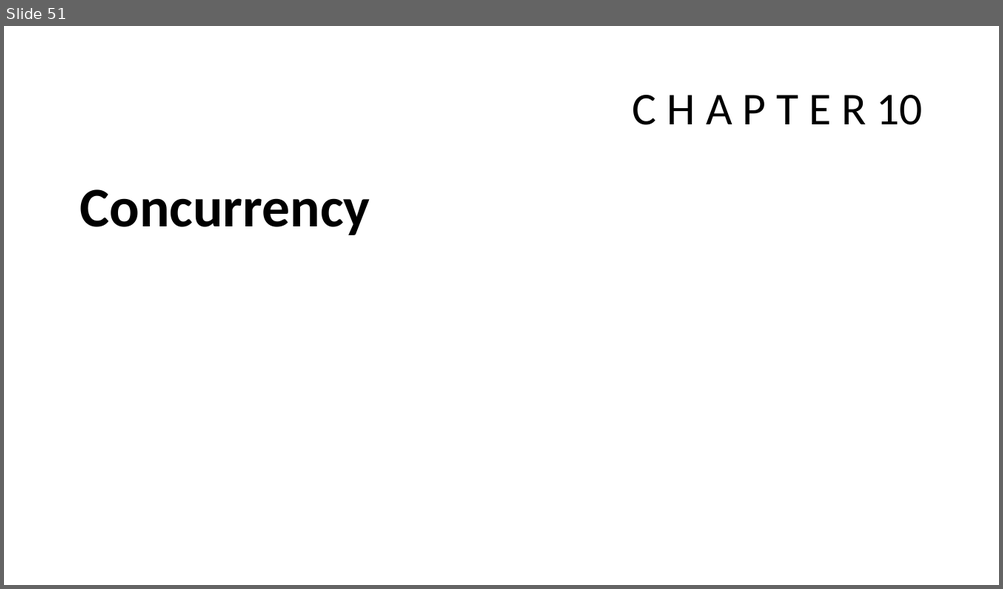
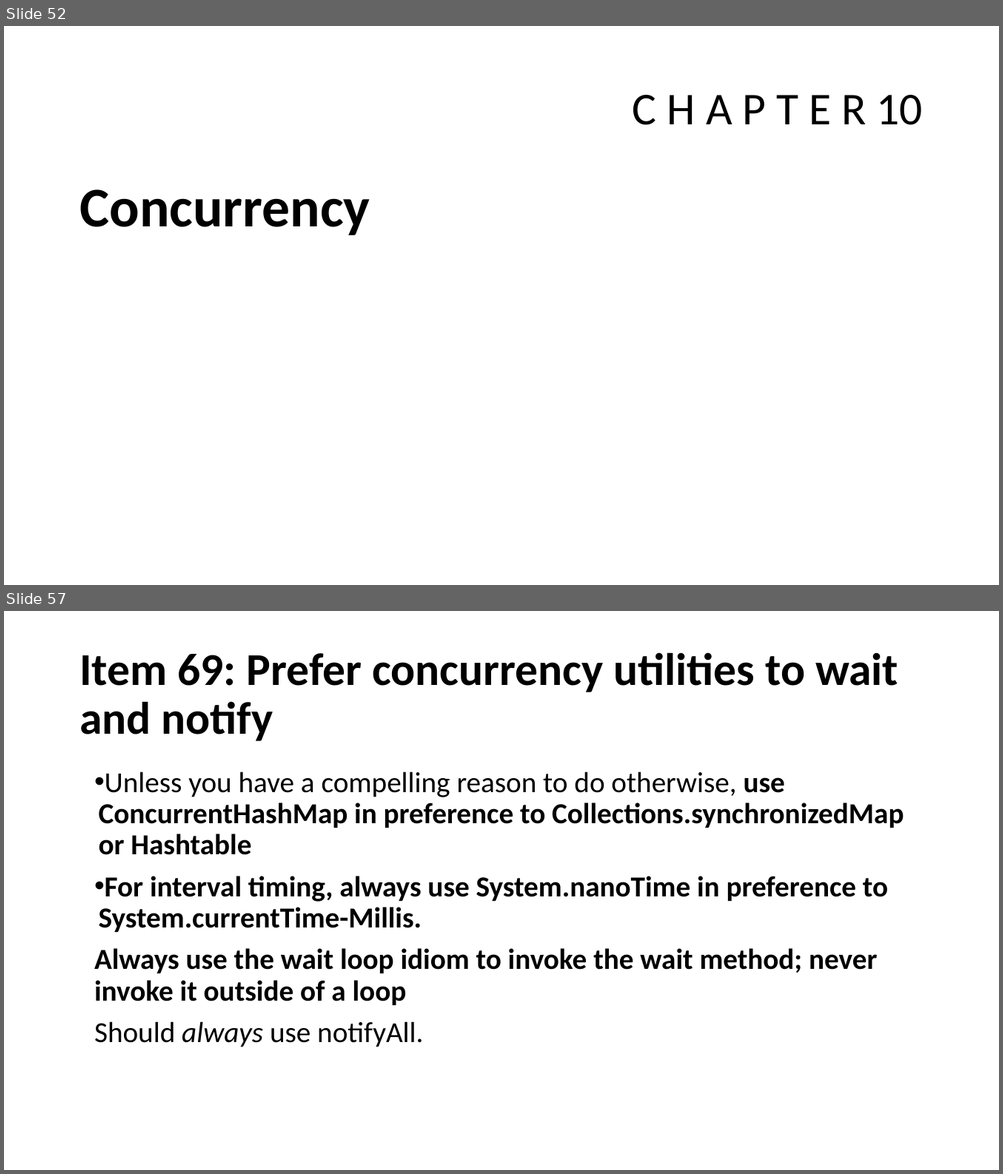
Before and after one commit to javamaster-llc/effective-java-examples-master, a slide deck: Study of Effective Java™.pptx. Shown one above the other, each under a label of ours: slide 51 before the commit, slides 52 and 57 after it; the slides between them are not shown. The pictures are 1003x589 and 1003x1174 pixels, drawn with LibreOffice and Linux fonts; fonts in the diff are those of the drawing. Boxes give left, top, right and bottom in pixels: in the first picture for what was removed or moved away, otherwise in the second. Text is boxed around its words. In the diff, an @@ line names an element or a change of style, - is before the commit and + after.

```diff
--- a/Study of Effective Java™.pptx
+++ b/Study of Effective Java™.pptx
@@ slide 57 added at <box>4,611,999,1170</box>, background #FFFFFF @@
@@ title added at <box>79,652,898,741</box>, 44 pt, text #000000, bold @@
+Item 69: Prefer concurrency utilities to wait and notify
@@ text added at <box>94,772,903,1048</box>, 28 pt, text #000000, bold @@
+• Unless you have a compelling reason to do otherwise, use ConcurrentHashMap in preference to Collections.synchronizedMap or Hashtable
+• For interval timing, always use System.nanoTime in preference to System.currentTime-Millis.
+Always use the wait loop idiom to invoke the wait method; never invoke it outside of a loop
+Should always use notifyAll.
@@ what was slide 51 is now slide 52 @@
```
Also in this commit, not shown: 2 slides changed, 19 other slides added.
